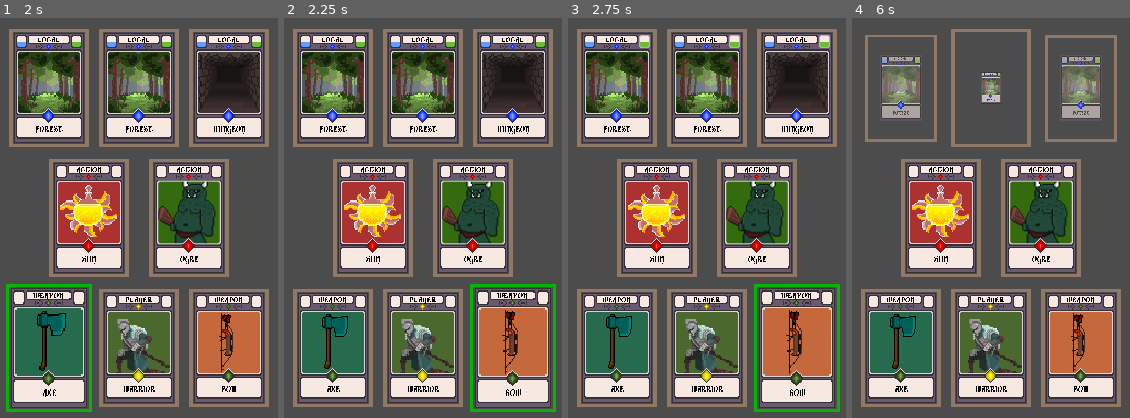
Above: before the commit, frames 1-4 (left to right).
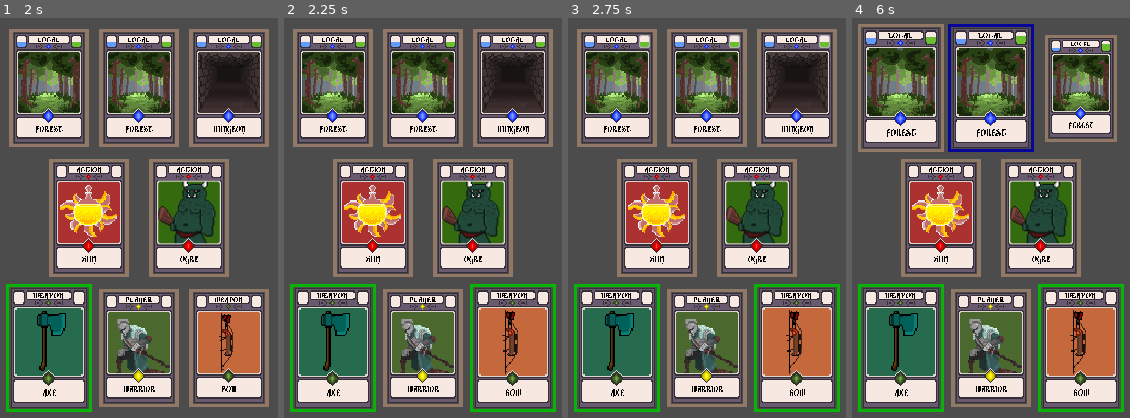
Above: after the commit, the same moments.

Repository: kdds22/Crawler-Card-RPG
Game: Godot game, scene res://scenes/MainCore.tscn
Two runs of this game, one before a commit and one after it. Both use one fixed random seed, a clock stepped at 60 frames per second and the inputs below.
Inputs (mouse positions are in pixels of both pictures, inside the frame that each line leads up to):
- Up to frame 1 (2 s): move the mouse to (139, 346) at 0.52 s; press the mouse at (139, 346) at 0.53 s; move the mouse to (50, 346) at 1.27 s; release the mouse at (50, 346) at 1.28 s; click (50, 346) at 1.35 s
- Up to frame 2 (2.25 s): tap Enter at 2 s; move the mouse to (511, 346) at 2.02 s; press the mouse at (511, 346) at 2.03 s
- Up to frame 3 (2.75 s): no input
- Up to frame 4 (6 s): move the mouse to (940, 218) at 2.77 s; release the mouse at (940, 218) at 2.78 s; click (940, 218) at 2.85 s; move the mouse to (1041, 218) at 3.52 s; press the mouse at (1041, 218) at 3.53 s; tap Space at 4.25 s; move the mouse to (902, 86) at 4.27 s; release the mouse at (902, 86) at 4.28 s; click (902, 86) at 4.35 s; move the mouse to (902, 86) at 5.02 s; press the mouse at (902, 86) at 5.03 s; tap Enter at 5.75 s; move the mouse to (991, 86) at 5.77 s; release the mouse at (991, 86) at 5.78 s; click (991, 86) at 5.85 s

Frame 1 is identical in both runs. In frame 2, 5.4% of the frame differs, in the area x 2-34%, y 66-99%; in frame 3, 5.4%; in frame 4, 35%, in the area x 2-98%, y 1-99%.
Error after the commit: Invalid get index 'Type' (on base: 'Dictionary'). (res://scripts/CardBase.gd:63)

Commit message:
Iniciando Mudanca radical no sistema de interacao das cartas - Objetivo eh fazer com que as cartas se comuniquem - Tirar a responsabilidade de interacao do Mouse e deixar com as cartas

Diff:
--- a/scenes/CardBase.tscn
+++ b/scenes/CardBase.tscn
@@ -225,6 +225,7 @@
 modulate = Color( 1, 1, 1, 0 )
 scale = Vector2( 1.5, 1.5 )
 mode = 1
+contact_monitor = true
 script = ExtResource( 1 )
 
 [node name="Sprite" type="Sprite" parent="."]
@@ -342,5 +343,11 @@
 anims/out = SubResource( 7 )
 anims/out_2 = SubResource( 8 )
 anims/start = SubResource( 9 )
+
+[node name="Detect" type="Area2D" parent="."]
+
+[node name="CollisionShape2D" type="CollisionShape2D" parent="Detect"]
+shape = SubResource( 5 )
 [connection signal="mouse_entered" from="." to="." method="_on_CardBase_mouse_entered"]
 [connection signal="mouse_exited" from="." to="." method="_on_CardBase_mouse_exited"]
+[connection signal="body_entered" from="Detect" to="." method="_on_Detect_body_entered"]
--- a/scripts/CardBase.gd
+++ b/scripts/CardBase.gd
@@ -51,15 +51,14 @@
 # Normalmente ações com o Mouse
 func _unhandled_input(event: InputEvent) -> void:
 	if focused and event is InputEventMouseButton:
-
-
 		if event.is_action_pressed("click"):
 			if clicked:
 				print("is_pressed_clicked...")
-				CardManager.clear_maked()
+#				CardManager.clear_maked()
 			else:
 				clicked = true
-				z_index = 1
+#				z_index = 1
+				$Sprite.z_index = 1
 				print("is_pressed_Not_clicked...")
 				if my_info["Type"] == "Local" and input_pickable == true:
 					get_node(main_core_path).card_clicked(self) # MainCore.gd
@@ -71,16 +70,18 @@
 				print("is_released_clicked... escolhi a carta: ", my_info["Name"])
 				print()
 				clicked = false
-				z_index = 0
+#				z_index = 0
+				$Sprite.z_index = 0
 				position = initial_position
-				CardManager.card_clicked = self
-				interactin_flag_clicked = true
+#				CardManager.card_clicked = self
+#				interactin_flag_clicked = true
 			elif not clicked:
 				print("is_released_Not_clicked... e vai interagir com: ", my_info["Name"])
-				z_index = 0
+#				z_index = 0
+				$Sprite.z_index = 0
 				position = initial_position
-				CardManager.card_released = self
-				interactin_flag_n_clicked = true
+#				CardManager.card_released = self
+#				interactin_flag_n_clicked = true
 
 
 		if interactin_flag_clicked:
@@ -91,7 +92,6 @@
 			interactin_flag_n_clicked = false
 
 		pass
-
 
 
 
@@ -156,7 +156,7 @@
 # SETa TODAS as informações/atributos da Carta
 # Chamando todas as funções individuais pra cada atributo
 func set_card_atributes(value : Dictionary) -> void:
-	clean_info_card()
+#	clean_info_card()
 	set_name_type(value["Type"])
 	set_image_type(value["Image"])
 	set_name_desc(value["Name"])
@@ -262,6 +262,8 @@
 
 # Referencia a Carta que esta sendo FOCADA
 func _on_CardBase_mouse_entered() -> void:
+	focused = true
+	print(my_info, "Focado: ", focused)
 	get_parent().scale = Vector2(1.2,1.2)
 	get_parent().self_modulate = my_info["Moldure_Color"]
 
@@ -270,6 +272,8 @@
 
 # Referencia a Carta que esta sendo "DES"FOCADA
 func _on_CardBase_mouse_exited() -> void:
+	focused = false
+	print(my_info["Name"], "Focado: ", focused)
 	clicked = false
 	get_parent().scale = Vector2(1.1,1.1)
 	get_parent().self_modulate = Color(1,1,1)
@@ -299,3 +303,18 @@
 	input_pickable = value
 
 	pass # func pickable
+
+
+
+
+
+
+
+
+func _on_Detect_body_entered(body: PhysicsBody2D) -> void:
+	if body.focused:
+		print("Corpo Focado")
+		print(body.name)
+	if not body.focused:
+		print("Corpo Não Focado")
+		print(body.name)
--- a/scripts/Mouse.gd
+++ b/scripts/Mouse.gd
@@ -21,15 +21,36 @@
 
 
 func _on_Mouse_body_entered(body: PhysicsBody2D) -> void:
-	pre_focus = body.get_info_card()
-	body.focused = true
+#	body.focused = true
+	if body.has_method("get_info_card"):
+		pre_focus = body.get_info_card()
+	print()
+	print("==========================================")
+	print("----- Mouse Entrada -----")
+	print(pre_focus, "Focado")
+	print("----- Mouse Entrada -----")
+	print("==========================================")
+	print()
 #	print(pre_focus) # Imprimir os atributos da carta
 	pass # Replace with function body.
 
 
 func _on_Mouse_body_exited(body: PhysicsBody2D) -> void:
-	pre_focus = {}
-	body.focused = false
+#	body.focused = false
+	print(pre_focus)
+	pre_focus.clear()
+	print(pre_focus)
+	"""
+	if pre_focus != {}:
+		print()
+		print("==========================================")
+		print("----- Mouse Saida -----")
+		print(pre_focus["Name"], "DesFocado")
+		print("----- Mouse Saida -----")
+		print("==========================================")
+		print()
+	"""
+#	pre_focus = {}
 #	print(pre_focus) # imprimir os atributos da carta, resultado = null / {}
 	pass # Replace with function body.
 
